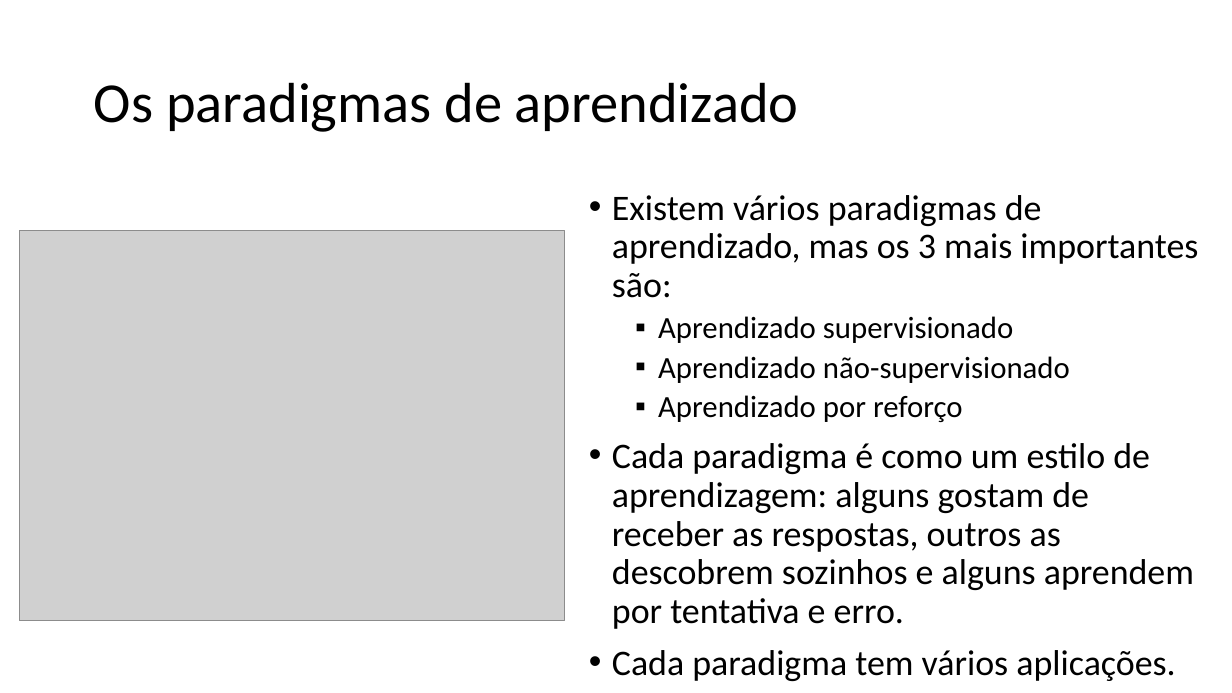
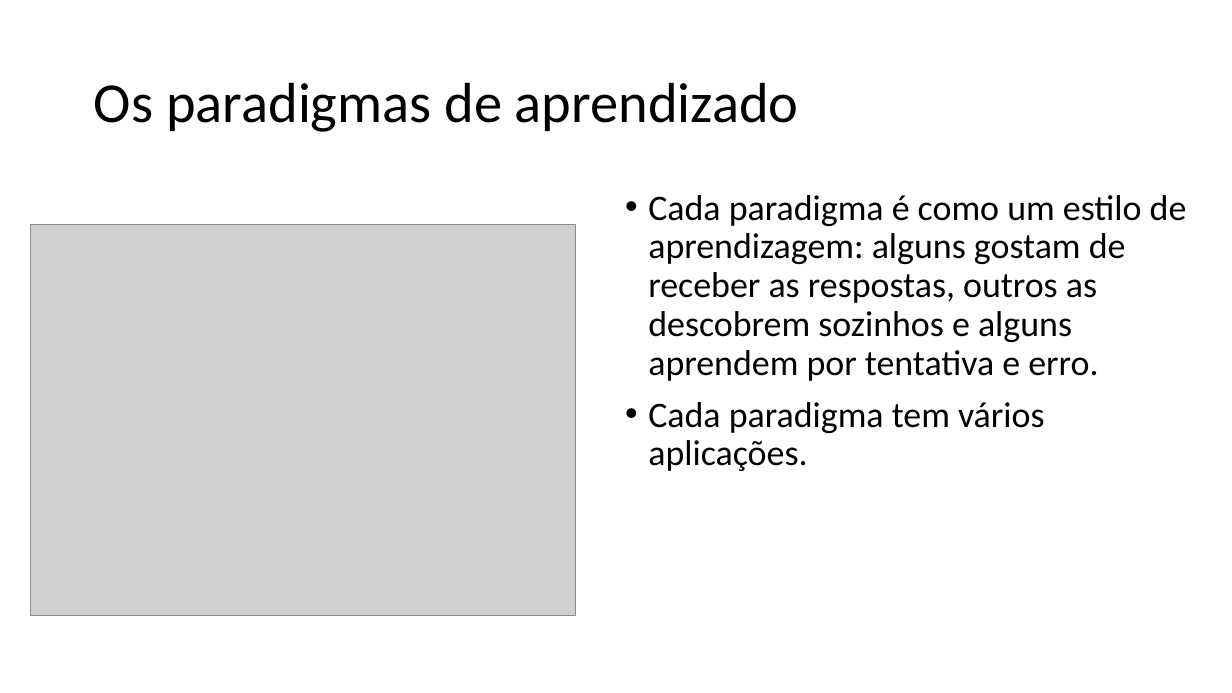
Before and after one commit to zz4fap/c24_inteligencia_artificial, a slide deck: slide 7 of slides/C24_Paradigmas.pptx. Drawn at 1232x693 pixels with LibreOffice and Linux fonts; fonts in the diff are those of the drawing; grey boxes stand for pictures. Boxes give left, top, right and bottom in pixels: in the first picture for what was removed or moved away, otherwise in the second. Text is boxed around its words. In the diff, an @@ line names an element or a change of style, - is before the commit and + after.

```diff
--- a/slides/C24_Paradigmas.pptx
+++ b/slides/C24_Paradigmas.pptx
@@ text at <box>612,195,1198,422</box>: paragraphs removed @@
-• Existem vários paradigmas de aprendizado, mas os 3 mais importantes são:
-  ▪ Aprendizado supervisionado
-  ▪ Aprendizado não-supervisionado
-  ▪ Aprendizado por reforço
@@ text "Cada paradigma é como um ...": place and size @@
-text "Cada paradigma é como um ..." at <box>612,195,1198,681</box>
+text "Cada paradigma é como um ..." at <box>648,195,1187,471</box>
@@ picture: place and size @@
-picture at <box>19,230,565,621</box>
+picture at <box>30,225,576,616</box>
```
Also in this commit, not shown: 1 other slide changed, 4 other files.
